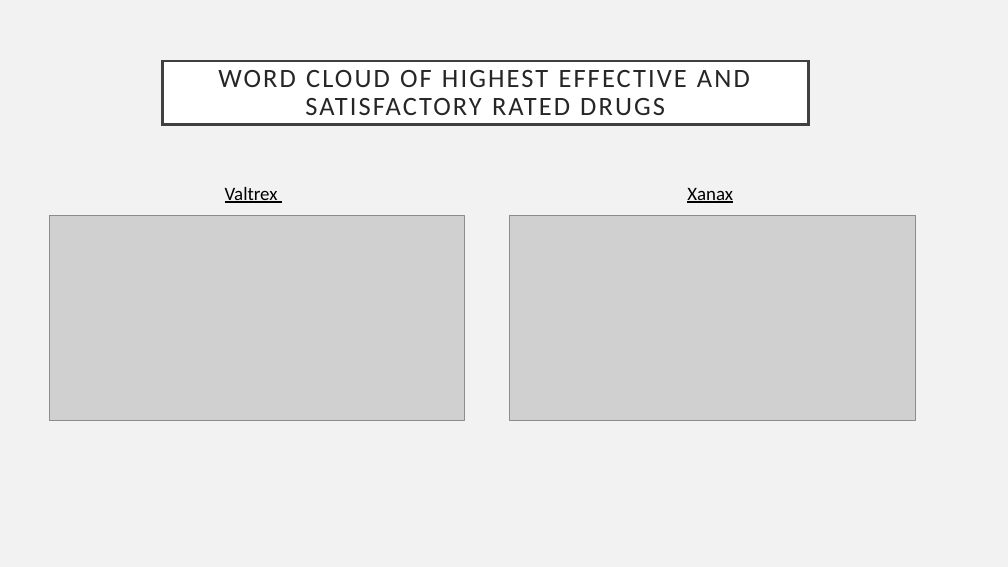
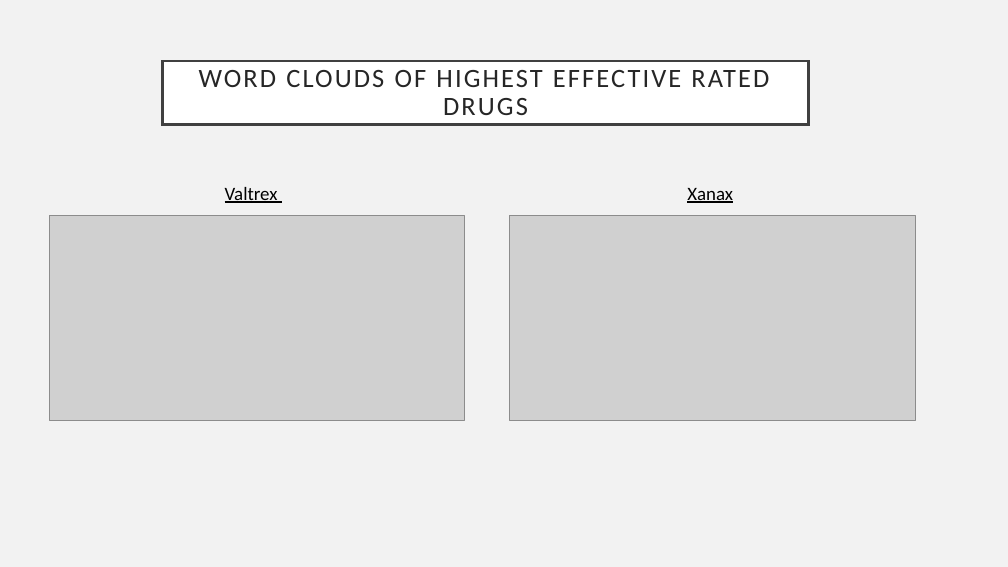
Before and after one commit to mwc201/WebMD_Scrapy_Project, a slide deck: slide 10 of WebMD_Scrapy_EDA.pptx. Drawn at 1008x567 pixels with LibreOffice and Linux fonts; fonts in the diff are those of the drawing; grey boxes stand for pictures. Boxes give left, top, right and bottom in pixels: in the first picture for what was removed or moved away, otherwise in the second. Text is boxed around its words. In the diff, an @@ line names an element or a change of style, - is before the commit and + after.

```diff
--- a/WebMD_Scrapy_EDA.pptx
+++ b/WebMD_Scrapy_EDA.pptx
@@ title at (199, 70, 769, 115): text changed @@
-WORD CLOUD OF HIGHEST EFFECTIVE AND SATISFACTORY RATED DRUGS
+WORD CLOUDS OF HIGHEST EFFECTIVE RATED DRUGS
```
Also in this commit, not shown: 3 other slides changed, 13 other files.
